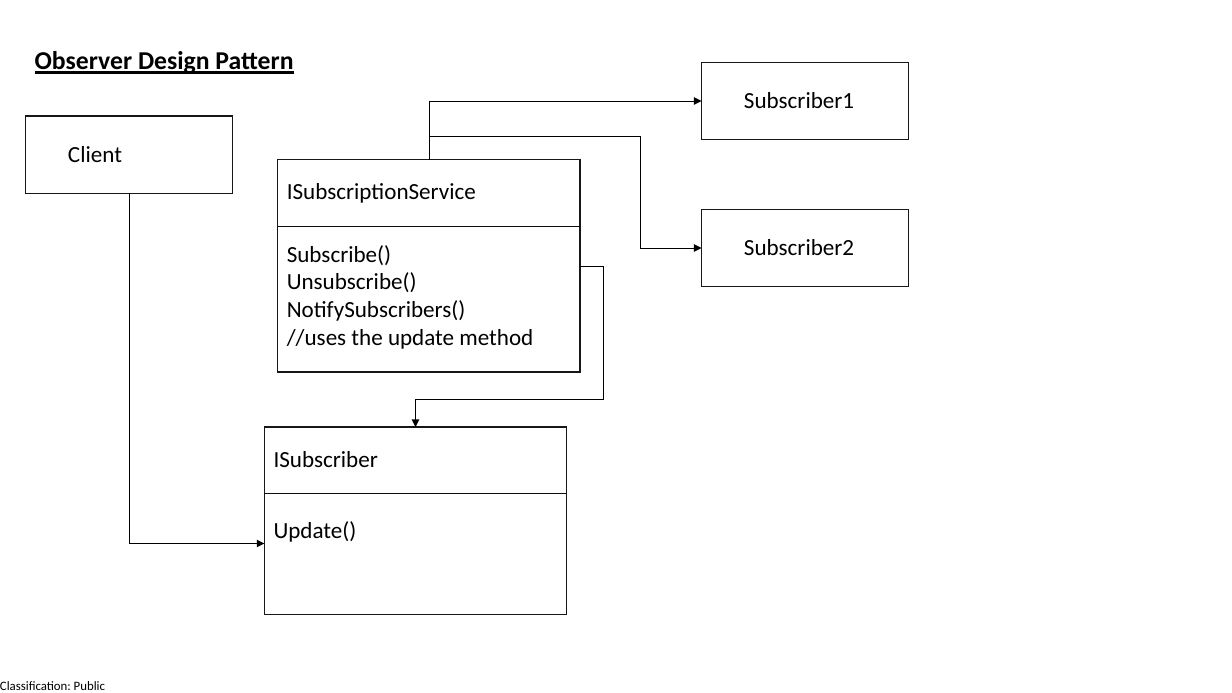
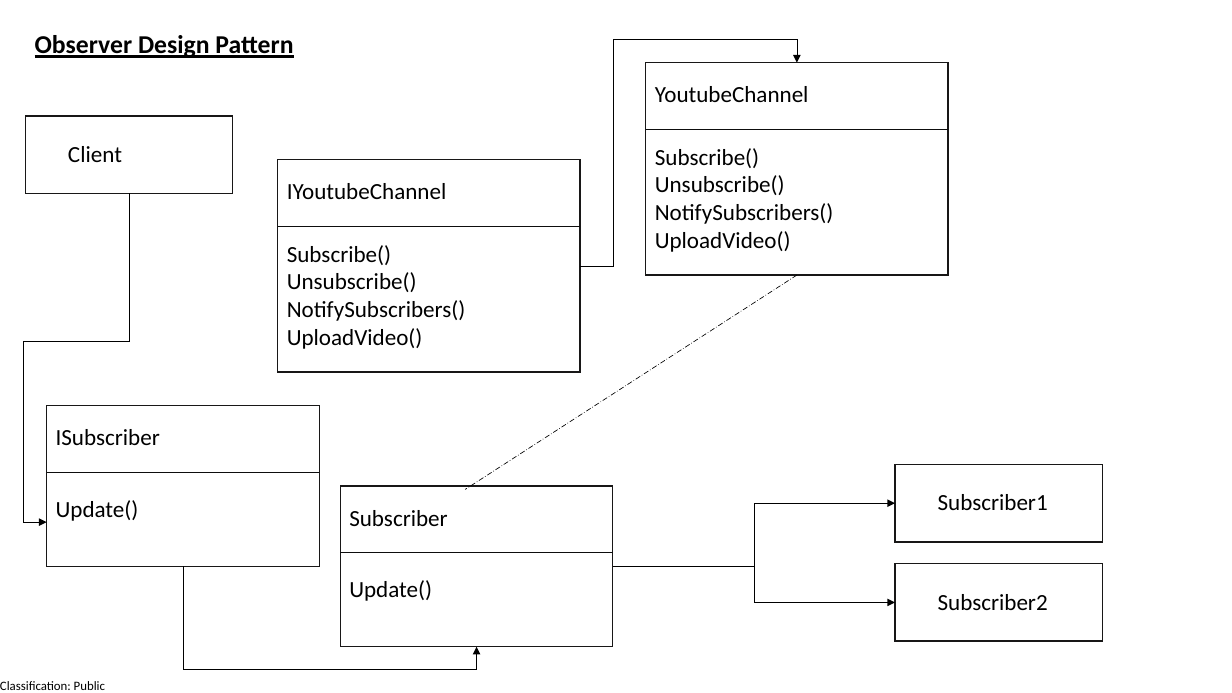
Before and after one commit to manaswiniray/DesignPatterns, a slide deck: slide 16 of UMLDiagrams.pptx. Drawn at 1232x693 pixels with LibreOffice and Linux fonts; fonts in the diff are those of the drawing. Boxes give left, top, right and bottom in pixels: in the first picture for what was removed or moved away, otherwise in the second. Text is boxed around its words. In the diff, an @@ line names an element or a change of style, - is before the commit and + after.

```diff
--- a/UMLDiagrams.pptx
+++ b/UMLDiagrams.pptx
@@ text "Observer Design Pattern": place and size @@
-text "Observer Design Pattern" at (35,51,293,74)
+text "Observer Design Pattern" at (35,35,293,58)
@@ elbow arrow moved from (580, 266) - (416, 427) to (580, 266) - (797, 63) @@
@@ rectangle added at (646,63,948,275), outline #181717 1 pt @@
@@ text added at (655,86,809,102), 18 pt, text #000000 @@
+YoutubeChannel
@@ line added from (646, 129) to (948, 129), #0D0D0D 0.5 pt @@
@@ text added at (655,148,834,252), 18 pt, text #000000 @@
+Subscribe()
+Unsubscribe()
+NotifySubscribers()
+UploadVideo()
@@ elbow arrow moved from (129, 193) - (264, 543) to (129, 193) - (46, 522) @@
@@ text at (287,183,447,199): text changed @@
-ISubscriptionService
+IYoutubeChannel
@@ line added from (797, 275) to (465, 490), #000000 0.5 pt dashed @@
@@ text at (287,328,423,349): text changed @@
-//uses the update method
+UploadVideo()
@@ text "ISubscriber": place and size @@
-text "ISubscriber" at (274,451,378,467)
+text "ISubscriber" at (56,429,160,445)
@@ rectangle: place and size @@
-rectangle at (264,427,567,615)
+rectangle at (46,406,319,567)
@@ line moved from (264, 494) - (567, 494) to (46, 472) - (319, 472) @@
@@ rectangle: place and size @@
-rectangle at (701,63,909,140)
+rectangle at (896,465,1103,543)
@@ text "Update()": place and size @@
-text "Update()" at (274,521,357,542)
+text "Update()" at (56,500,139,521)
@@ rectangle added at (340,486,613,647), outline #181717 1 pt @@
@@ elbow arrow moved from (429, 160) - (701, 101) to (613, 567) - (896, 504) @@
@@ text "Subscriber1": place and size @@
-text "Subscriber1" at (744,92,854,108)
+text "Subscriber1" at (938,494,1048,510)
@@ text added at (349,510,447,526), 18 pt, text #000000 @@
+Subscriber
@@ elbow arrow added from (183, 567) to (477, 647), #000000 0.5 pt @@
@@ line added from (340, 553) to (613, 553), #0D0D0D 0.5 pt @@
@@ elbow arrow moved from (429, 160) - (701, 248) to (613, 567) - (896, 603) @@
@@ rectangle: place and size @@
-rectangle at (701,210,909,287)
+rectangle at (896,564,1103,641)
@@ text added at (349,580,432,601), 18 pt, text #000000 @@
+Update()
@@ text "Subscriber2": place and size @@
-text "Subscriber2" at (744,239,854,255)
+text "Subscriber2" at (938,594,1048,610)
```
Also in this commit, not shown: 1 other slide changed, 1 slide added, 10 other files.
